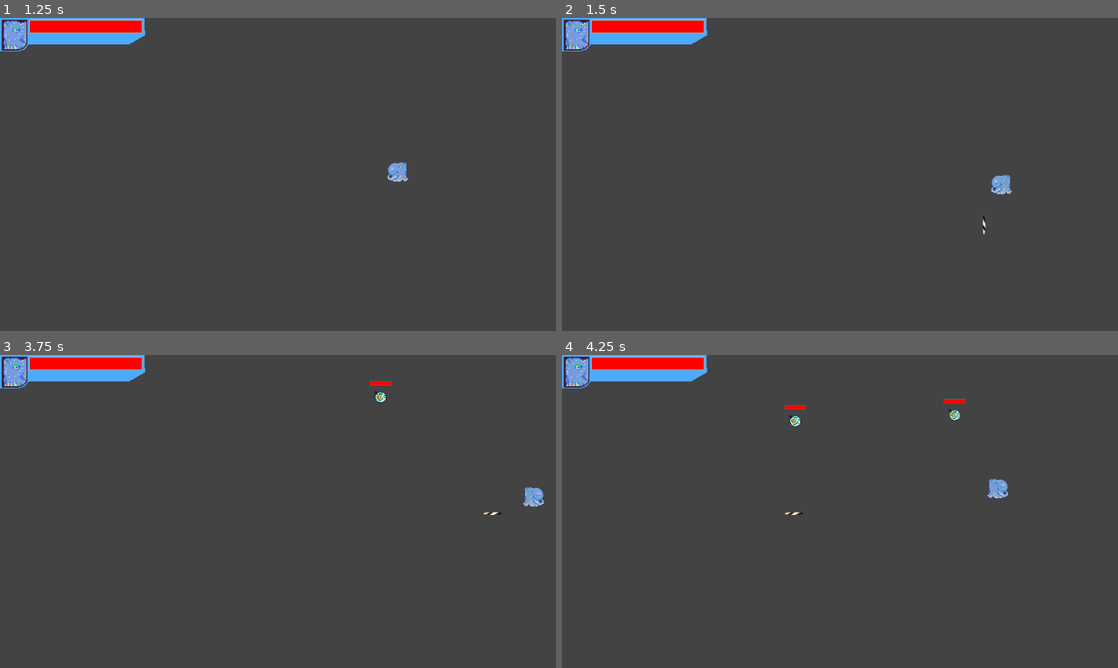
Above: before the commit, frames 1-4 (two rows, left to right).
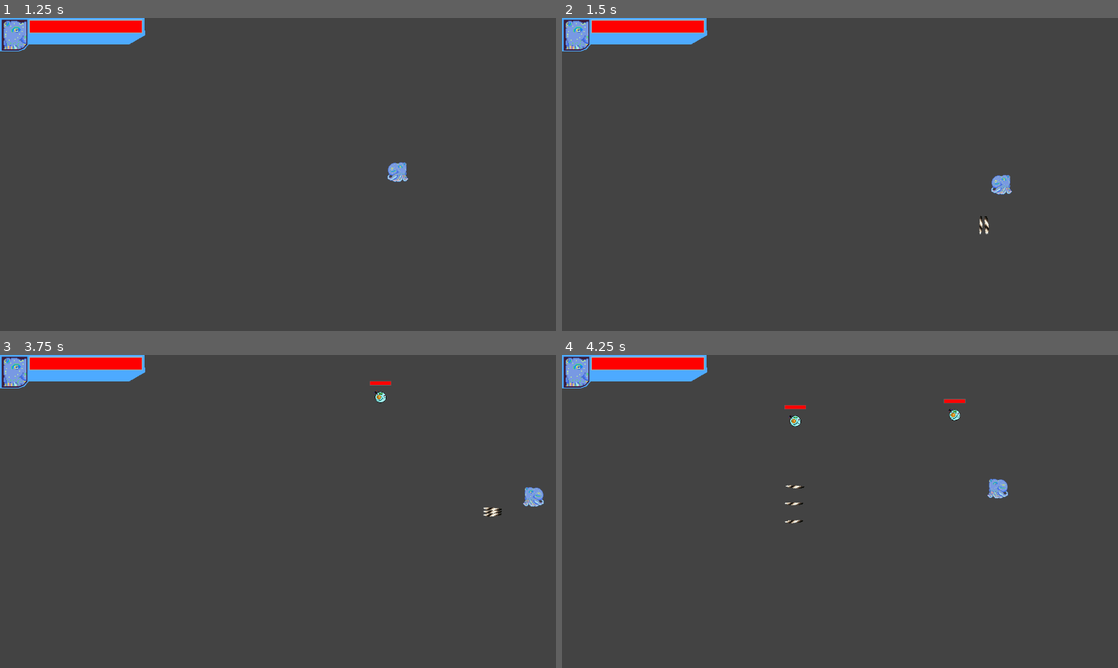
Above: after the commit, the same moments.

Repository: Igonorant/perfect-form
Game: Godot game, scene res://arenas/arena.tscn
The game is run twice, just before and just after one commit, with the same random seed, the same clock (stepped at 60 frames per second) and the same inputs.
Inputs:
- Up to frame 1 (1.25 s): tap Enter at 0.5 s; hold Right (move_right) from 0.53 s (still down); tap E (atk_e) at 0.6 s
- Up to frame 2 (1.5 s): release Right (move_right) at 1.28 s; hold Down (move_down) from 1.28 s (still down); tap Q (atk_q) at 1.35 s
- Up to frame 3 (3.75 s): release Down (move_down) at 2.03 s; hold Right (move_right) 2.03-2.78 s; tap W (atk_w) at 2.1 s; hold Up (move_up) 2.78-3.53 s; tap E (atk_e) at 2.85 s; hold Left (move_left) from 3.53 s (still down); tap Q (atk_q) at 3.6 s
- Up to frame 4 (4.25 s): keep holding Left (move_left)

Frame 1 is identical in both runs. In frame 2, less than 0.1% of the frame differs, in the area x 75-77%, y 63-70%; in frame 3, less than 0.1%; in frame 4, less than 0.1%, in the area x 40-44%, y 41-54%.

Commit message:
Added multishot trait

Diff:
--- a/characters/player.gd
+++ b/characters/player.gd
@@ -22,7 +22,7 @@
     # THIS IS TEMPORARY TEST CODE
     q_press_power = Power.new()
     q_press_power.trait_interface = load("res://traits/active_traits/porcupine_quill/porcupine_quill.tscn")
-    q_press_power.trait_modifiers = []
+    q_press_power.trait_modifiers = [Multishot.new()]
     q_press_power.friendly = true
     owner.call_deferred("add_child", q_press_power)
 
--- /dev/null
+++ b/database/trait_modifiers/multishot.gd
@@ -0,0 +1,13 @@
+class_name Multishot
+extends TraitModifier
+
+var _total_number_of_projectiles: int = 3
+func spawn_power_inject(power: Power) -> void:
+    power._trait_spawn_amount = _total_number_of_projectiles
+
+var _direction_increment_limit: float = 0.1
+func spawn_trait_inject_before_ready(trait_instance: TraitInterface) -> void:
+    trait_instance.increment_direction(Vector2(
+        randf_range(-_direction_increment_limit, _direction_increment_limit),
+        randf_range(-_direction_increment_limit, _direction_increment_limit)
+    ))
--- a/database/trait_modifiers/trait_modifier.gd
+++ b/database/trait_modifiers/trait_modifier.gd
@@ -1,5 +1,9 @@
 class_name TraitModifier
 extends Resource
+
+@export var name: String
+@export var description: String
+@export var icon: Texture2D
 
 ## Injects its modifications in the power, like amount of traits to spawn, changes in trait spawn position ...
 func spawn_power_inject(_power: Power) -> void:
--- a/traits/active_traits/porcupine_quill/porcupine_quill.gd
+++ b/traits/active_traits/porcupine_quill/porcupine_quill.gd
@@ -13,14 +13,20 @@
 var _attached_rotation_variation: float = PI / 12
 var _attached_offset: Vector2 = Vector2.ZERO
 
+##### BEGIN INTERFACE IMPLEMENTATION #####
+
 func set_spawn_info(spawn_info: SpawnInfo, _friendly: bool) -> void:
     # TODO: update collision mask of hurt box based on friendly variable
     global_position = spawn_info.spawn_position
-    _direction = spawn_info.spawn_direction
+    _direction = spawn_info.spawn_direction.normalized()
 
+func increment_direction(direction_increment: Vector2) -> void:
+    _direction = (_direction + direction_increment).normalized()
+
+##### END INTERFACE IMPLEMENTATION #####
 
 func _ready() -> void:
-    assert(!_direction.is_zero_approx())
+    assert(!_direction.is_zero_approx() and _direction.is_normalized())
     _velocity.set_acceleration_direction(_direction)
     rotation = _direction.angle()
     z_index = -1
--- a/traits/trait_interface.gd
+++ b/traits/trait_interface.gd
@@ -4,3 +4,6 @@
 
 func set_spawn_info(_spawn_info: SpawnInfo, _friendly: bool) -> void:
     pass
+
+func increment_direction(_direction_increment: Vector2) -> void:
+    pass
Not shown, added: database/trait_modifiers/multishot.gd.uid
